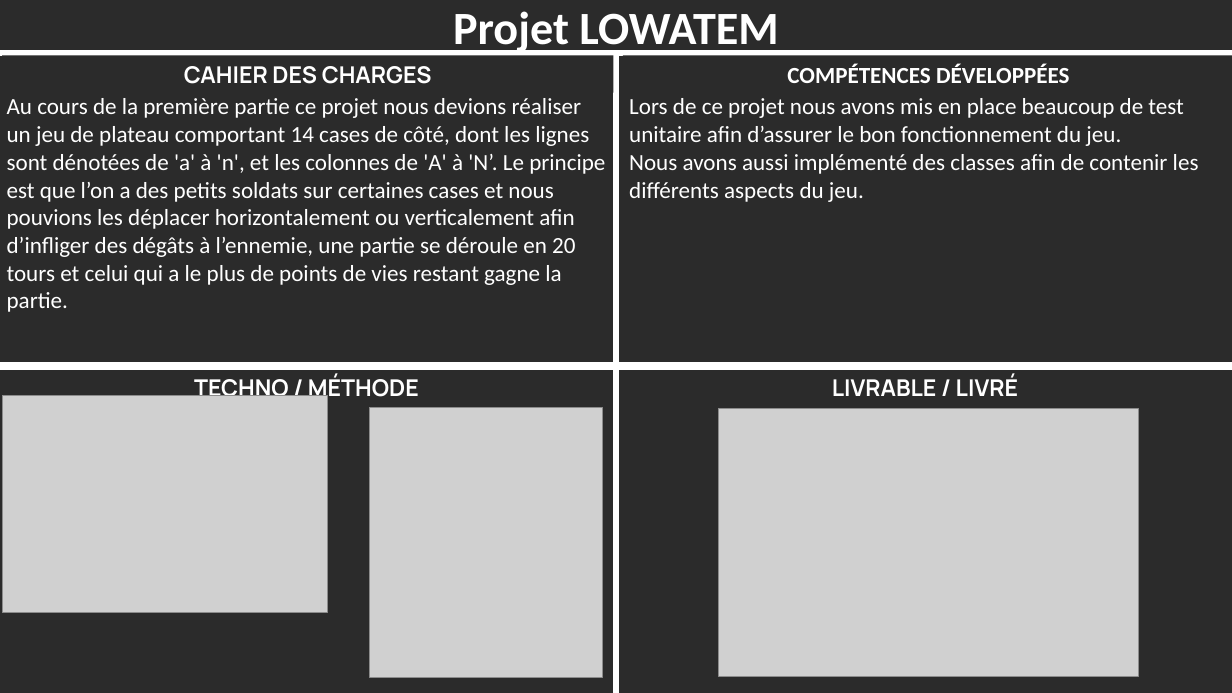
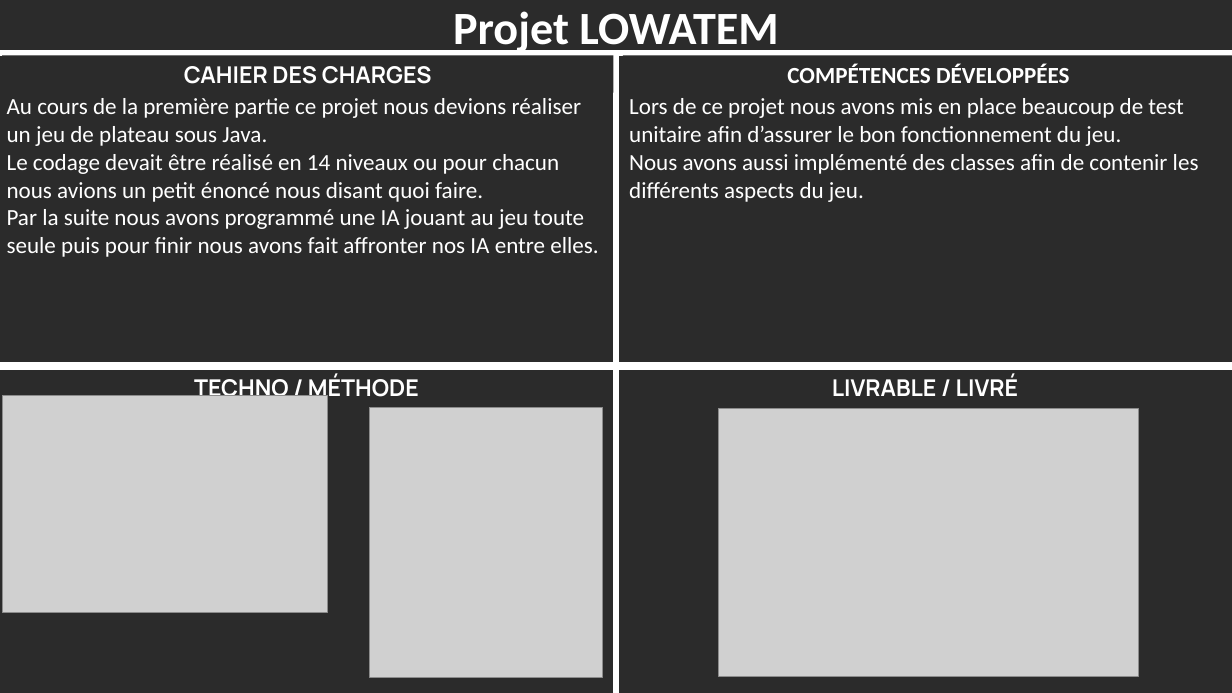
Before and after one commit to EdouardSence/portfolio, a slide deck: slide 1 of RETEX/projet lowatem.pptx. Drawn at 1232x693 pixels with LibreOffice and Linux fonts; fonts in the diff are those of the drawing; grey boxes stand for pictures; background and template pictures are left out; a plain dark background stands for a picture behind light text. Boxes give left, top, right and bottom in pixels: in the first picture for what was removed or moved away, otherwise in the second. Text is boxed around its words. In the diff, an @@ line names an element or a change of style, - is before the commit and + after.

```diff
--- a/RETEX/projet lowatem.pptx
+++ b/RETEX/projet lowatem.pptx
@@ text at (7,98,598,257): text changed @@
-Au cours de la première partie ce projet nous devions réaliser un jeu de plateau comportant 14 cases de côté, dont les lignes sont dénotées de 'a' à 'n', et les colonnes de 'A' à 'N’. Le principe est que l’on a des petits soldats sur certaines cases et nous pouvions les déplacer horizontalement ou verticalement afin d’infliger des dégâts à l’ennemie, une partie se déroule en 20 tours et celui qui a le plus de points de vies restant gagne la partie.
+Au cours de la première partie ce projet nous devions réaliser un jeu de plateau sous Java.
+Le codage devait être réalisé en 14 niveaux ou pour chacun nous avions un petit énoncé nous disant quoi faire.
+Par la suite nous avons programmé une IA jouant au jeu toute seule puis pour finir nous avons fait affronter nos IA entre elles.
```
Also in this commit, not shown: 8 other files.
